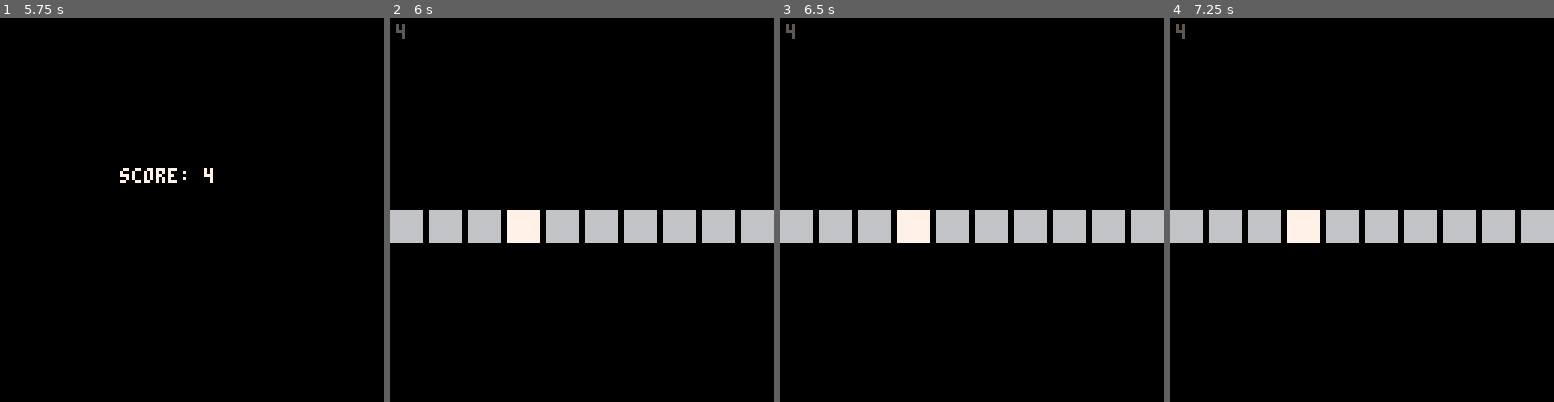
Above: before the commit, frames 1-4 (left to right).
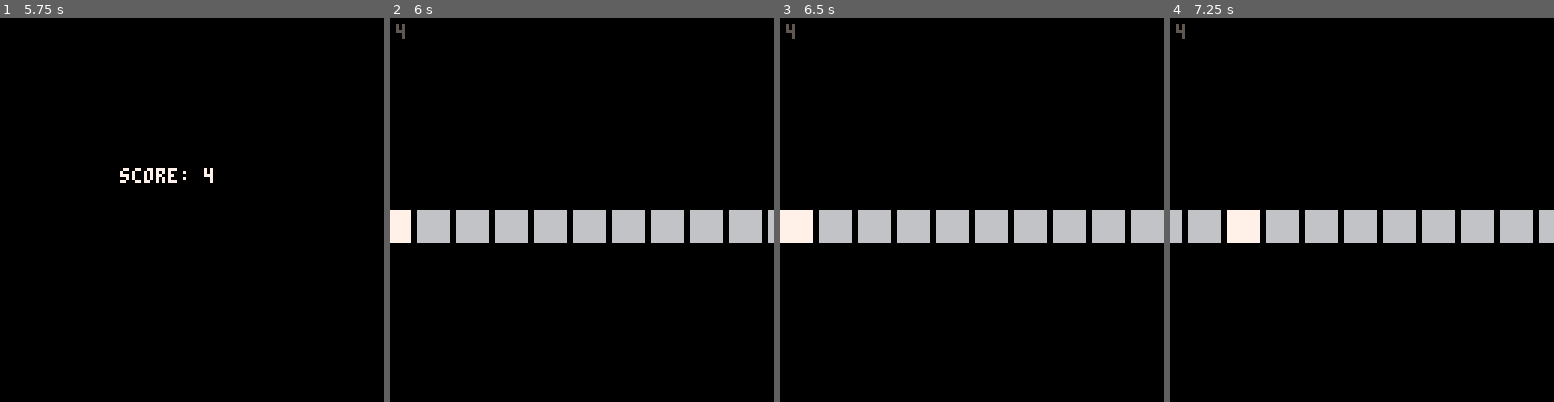
Above: after the commit, the same moments.

Repository: abemassry/dimensional-jump
Game: PICO-8 cartridge dimensional-jump.p8
Same seed, same stepped clock (60 frames per second), same inputs: the game is played once before the commit and once after it.
Inputs:
- Up to frame 1 (5.75 s): tap X (X key) at 0.33, 1.07, 1.85, 2.97, 4.08, 5.2 s; tap O (Z key) at 0.7, 1.7, 2.1, 2.5, 2.9, 3.3, 3.7, 4.1, 4.5, 4.9, 5.3, 5.7 s; hold Right 1.6-2.1 s; hold Up 2.15-2.42 s; hold Right 2.47-3.03 s; hold Left 3.08-3.58 s; hold Down 3.63-3.97 s; hold Right 4.02-4.68 s; hold Up 4.73-5.03 s; hold Left 5.08-5.68 s; hold Down from 5.73 s (still down)
- Up to frame 2 (6 s): keep holding Down
- Up to frame 3 (6.5 s): release Down at 6.03 s; hold Right from 6.08 s (still down); tap O (Z key) at 6.1 s; tap X (X key) at 6.32 s
- Up to frame 4 (7.25 s): tap O (Z key) at 6.5, 6.9 s; release Right at 6.58 s; hold Right 6.63-7.13 s; hold Up from 7.18 s (still down)

Frame 1 is identical in both runs. In frame 2, 3.6% of the frame differs, in the area x 0-99%, y 50-59%; in frame 3, 1.5%; in frame 4, 3.8%, in the area x 3-97%, y 50-59%.

Commit message:
work on motion 1d level

Diff:
--- a/dimensional-jump.p8
+++ b/dimensional-jump.p8
@@ -135,30 +135,41 @@
 		left_released = false,
 		right_released = false,
 		start_pos = 0,
+		c_override = 0,
+		allow_timer = 0,
+		t=0,
 		update=function(self)
 			-- handle button press
 			-- need left and right buttons
 			self.left_released = handle_button_release(0)
 			self.right_released = handle_button_release(1)
+			if (self.left_released) then
+				-- draw left
+				self.c_override -= 1
+				-- self.start_pos+=1
+				self.allow_timer = true
+			end
+			if (self.right_released) then
+				self.c_override += 1
+				-- self.start_pos-=1
+				self.allow_timer = true
+			end
+			if self.allow_timer then
+				self.t += 1
+				if self.t > 10 then
+					self.allow_timer = false
+					self.t = 0
+				end
+			end
 		end,
 		draw=function(self)
 			-- draw items in here
 			-- initial 1d grid
 			local space=0
-			local c_override = 3
-			if (self.left_released) then
-				-- draw left
-				c_override = 2
-				print('draw_left', 0, 36, 7)
-			end
-			if (self.right_released) then
-				c_override = 4
-				print('draw_right', 0, 46, 7)
-			end
-			for i=0,64,1 do
+			for i=self.start_pos,64,1 do
 				c = 6
-				if(i == c_override) c = 7
-				rectfill(space+(i*10)+i, 64, space+10+(i*10)+i, 74, c)
+				if(i == self.c_override) c = 7
+				rectfill(space+(i*10)+i-self.t, 64, space+10+(i*10)+i-self.t, 74, c)
 				space = space + 2
 			end
 		end
